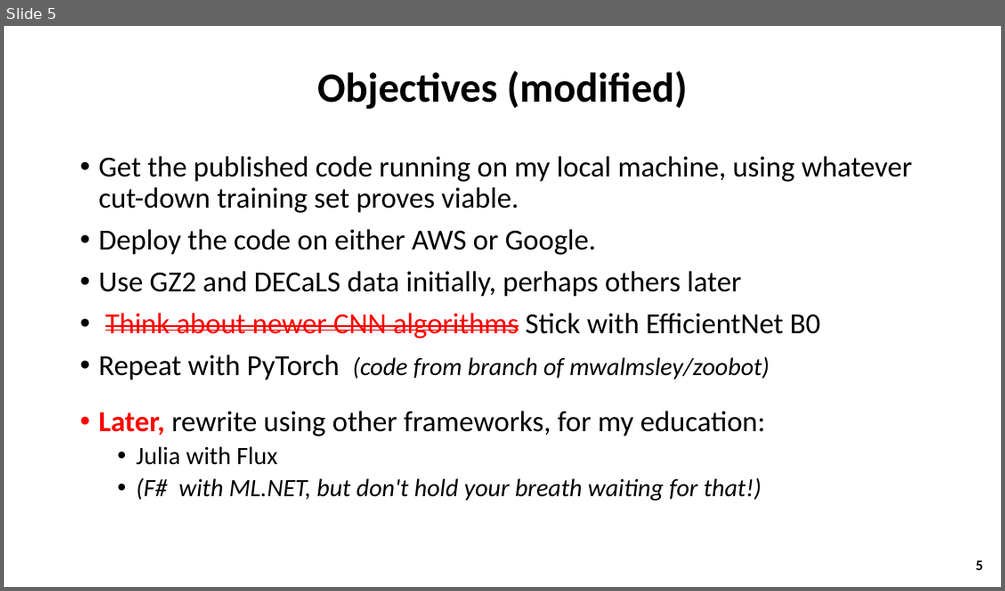
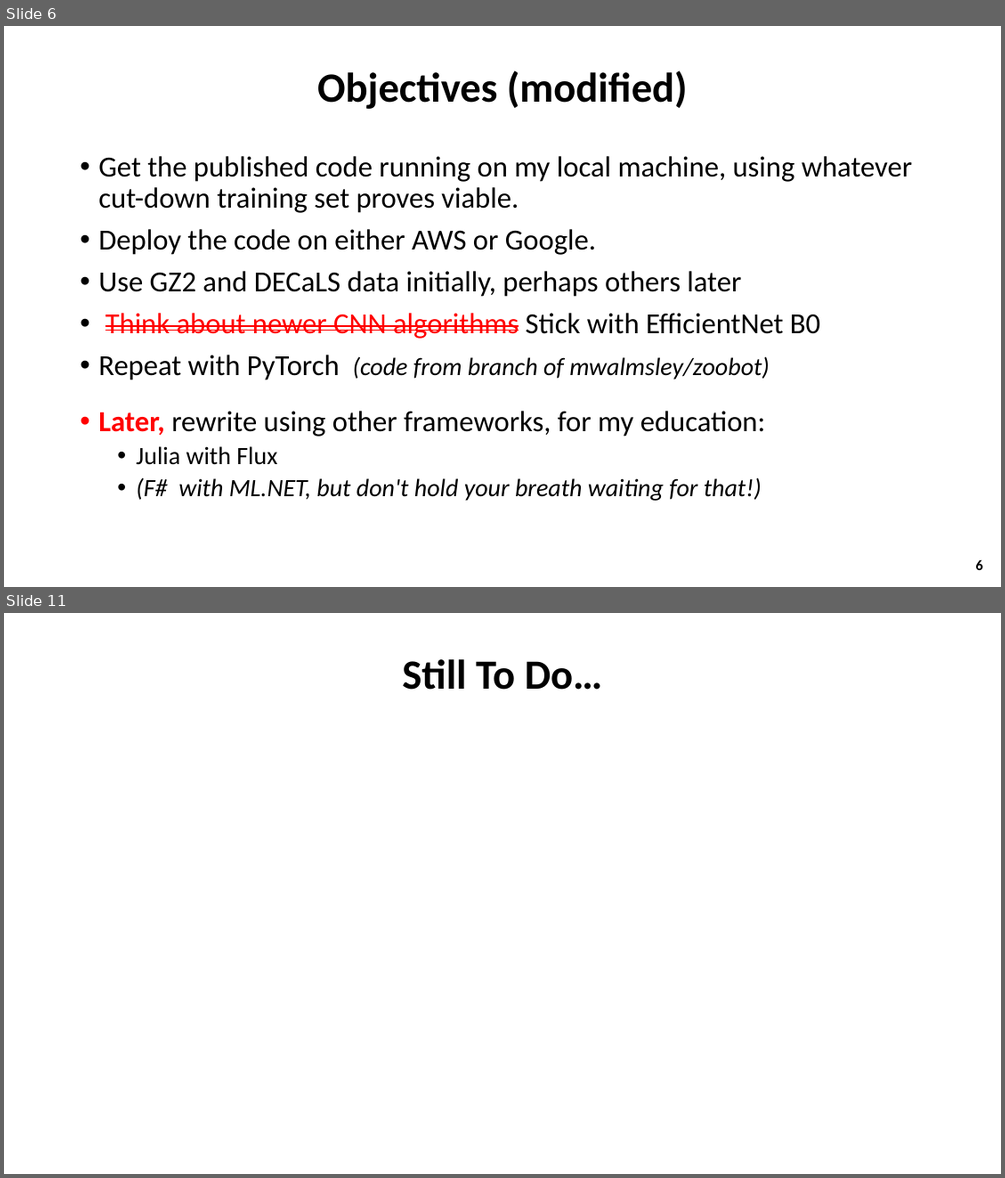
Before and after one commit to colinleach/proj502, a slide deck: project_report/Colin Leach project for ASTR 502.pptx. Shown one above the other, each under a label of ours: slide 5 before the commit, slides 6 and 11 after it; the slides between them are not shown. The pictures are 1005x591 and 1005x1178 pixels, drawn with LibreOffice and Linux fonts; fonts in the diff are those of the drawing. Boxes give left, top, right and bottom in pixels: in the first picture for what was removed or moved away, otherwise in the second. Text is boxed around its words. In the diff, an @@ line names an element or a change of style, - is before the commit and + after.

```diff
--- a/project_report/Colin Leach project for ASTR 502.pptx
+++ b/project_report/Colin Leach project for ASTR 502.pptx
@@ slide 11 added at (x1=4, y1=613, x2=1001, y2=1174), background #FFFFFF @@
@@ title added at (x1=402, y1=659, x2=603, y2=690), 40 pt, text #000000, bold @@
+Still To Do…
@@ what was slide 5 is now slide 6 @@
@@ page number at (x1=976, y1=560, x2=983, y2=570): text changed @@
-5
+6
```
Also in this commit, not shown: 2 slides changed, 4 other slides added, 4 other files.
